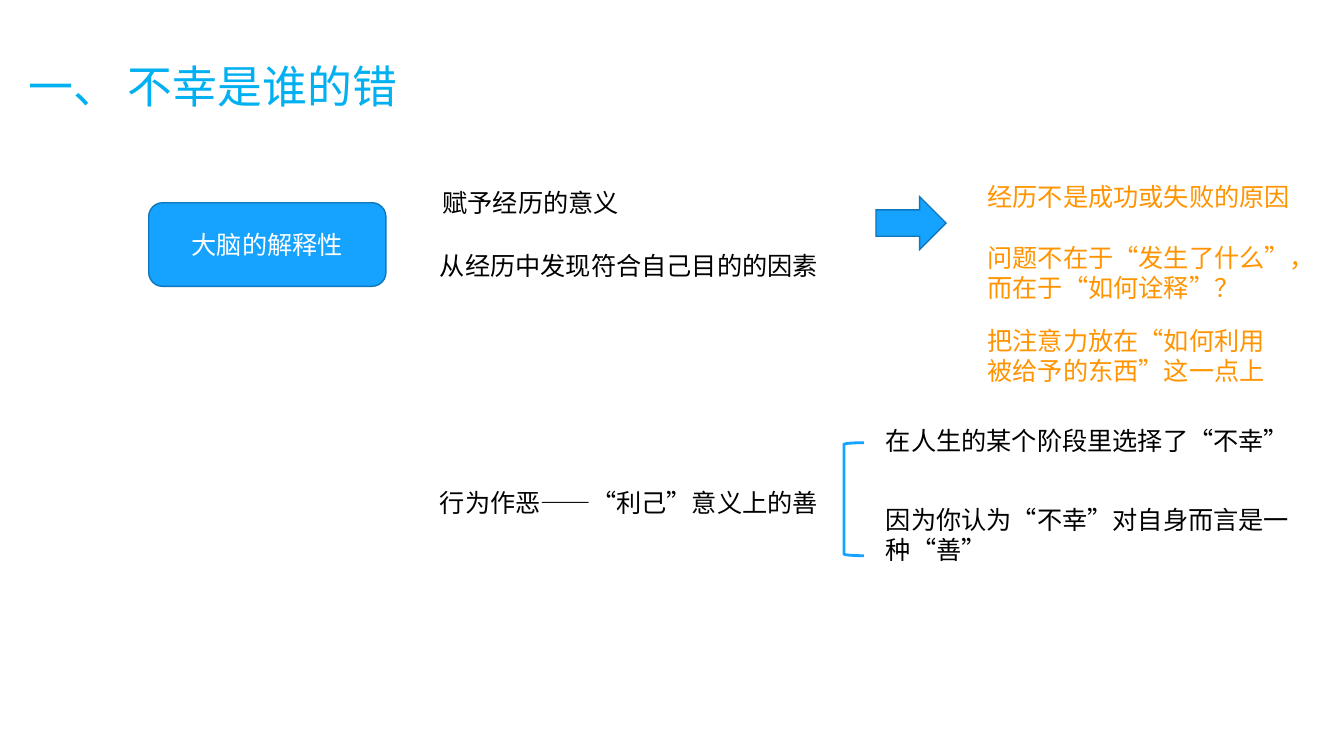
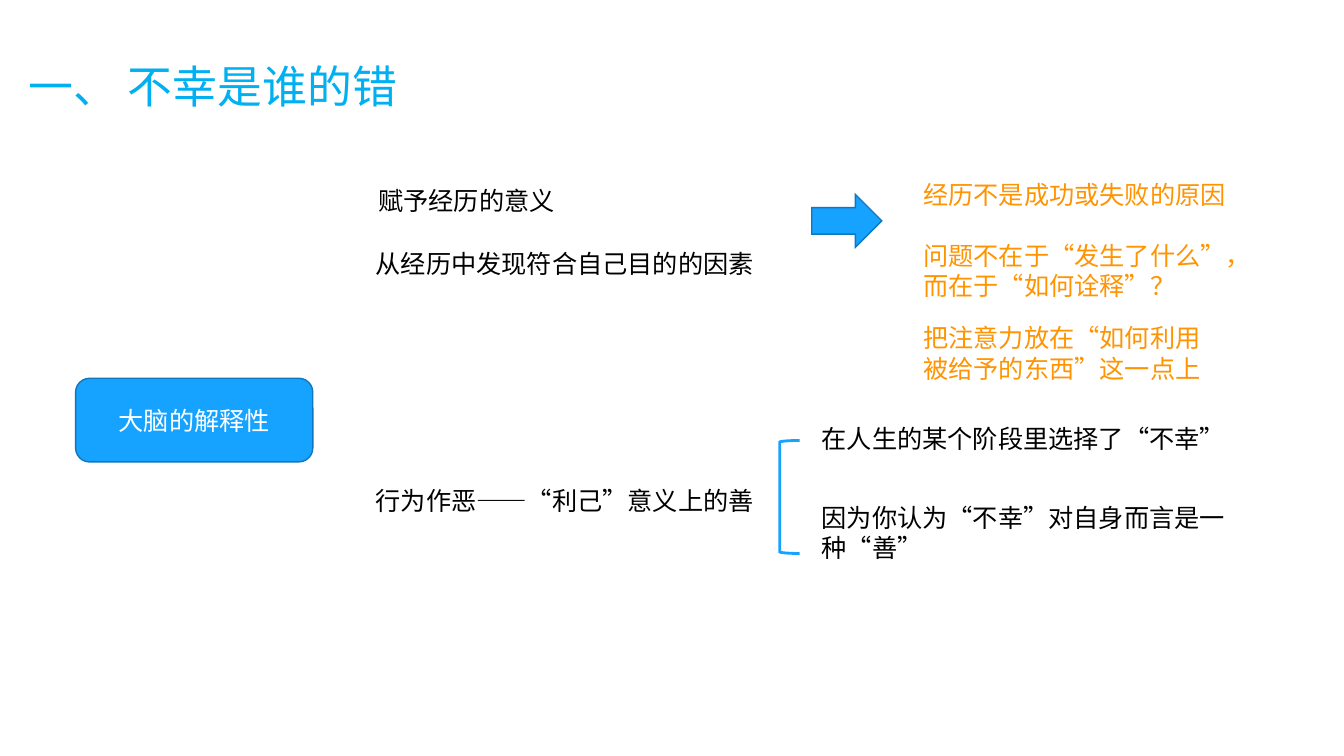
Before and after one commit to fancyChuan/reading-mindmap, a slide deck: slide 4 of PPT/被讨厌的勇气.pptx. Drawn at 1344x756 pixels with LibreOffice and Linux fonts; fonts in the diff are those of the drawing. Boxes give left, top, right and bottom in pixels: in the first picture for what was removed or moved away, otherwise in the second. Text is boxed around its words. In the diff, an @@ line names an element or a change of style, - is before the commit and + after.

```diff
--- a/PPT/被讨厌的勇气.pptx
+++ b/PPT/被讨厌的勇气.pptx
@@ 8 texts, 1 left bracket, 1 right arrow: place and size @@
-8 texts, 1 left bracket, 1 right arrow at box(440, 184, 1316, 561)
+8 texts, 1 left bracket, 1 right arrow at box(376, 182, 1251, 559)
@@ rounded rectangle "大脑的解释性": place and size @@
-rounded rectangle "大脑的解释性" at box(149, 203, 386, 286)
+rounded rectangle "大脑的解释性" at box(76, 378, 313, 462)
```
Also in this commit, not shown: 2 other slides changed, 1 slide added, 1 other file.
